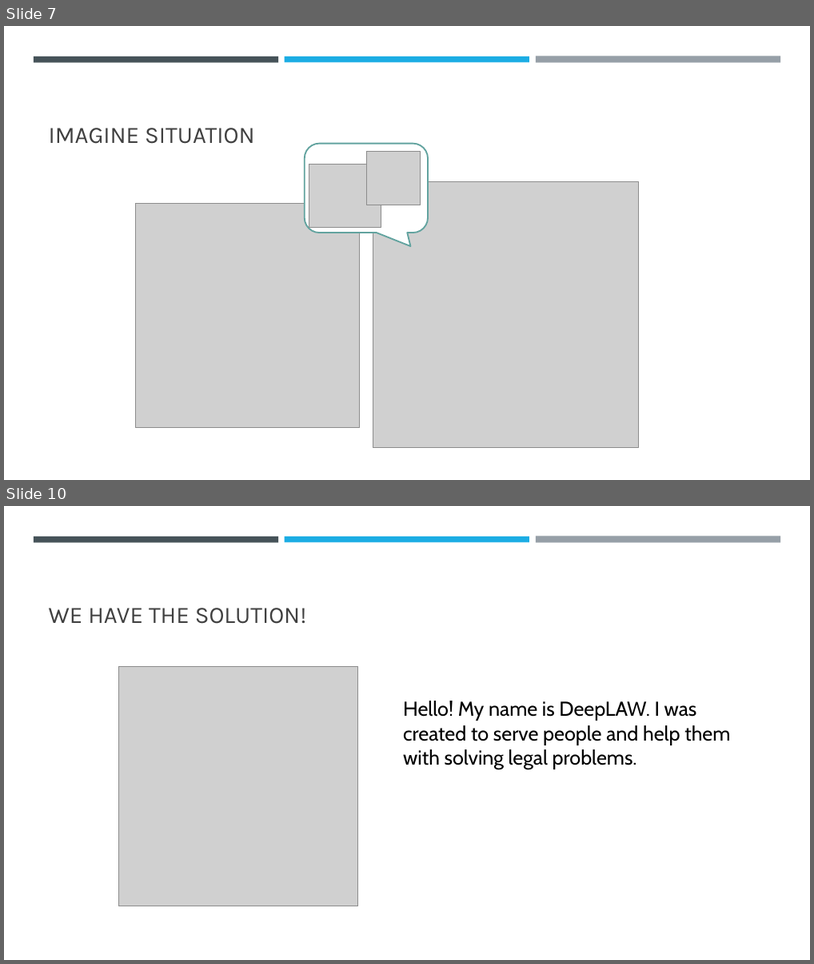
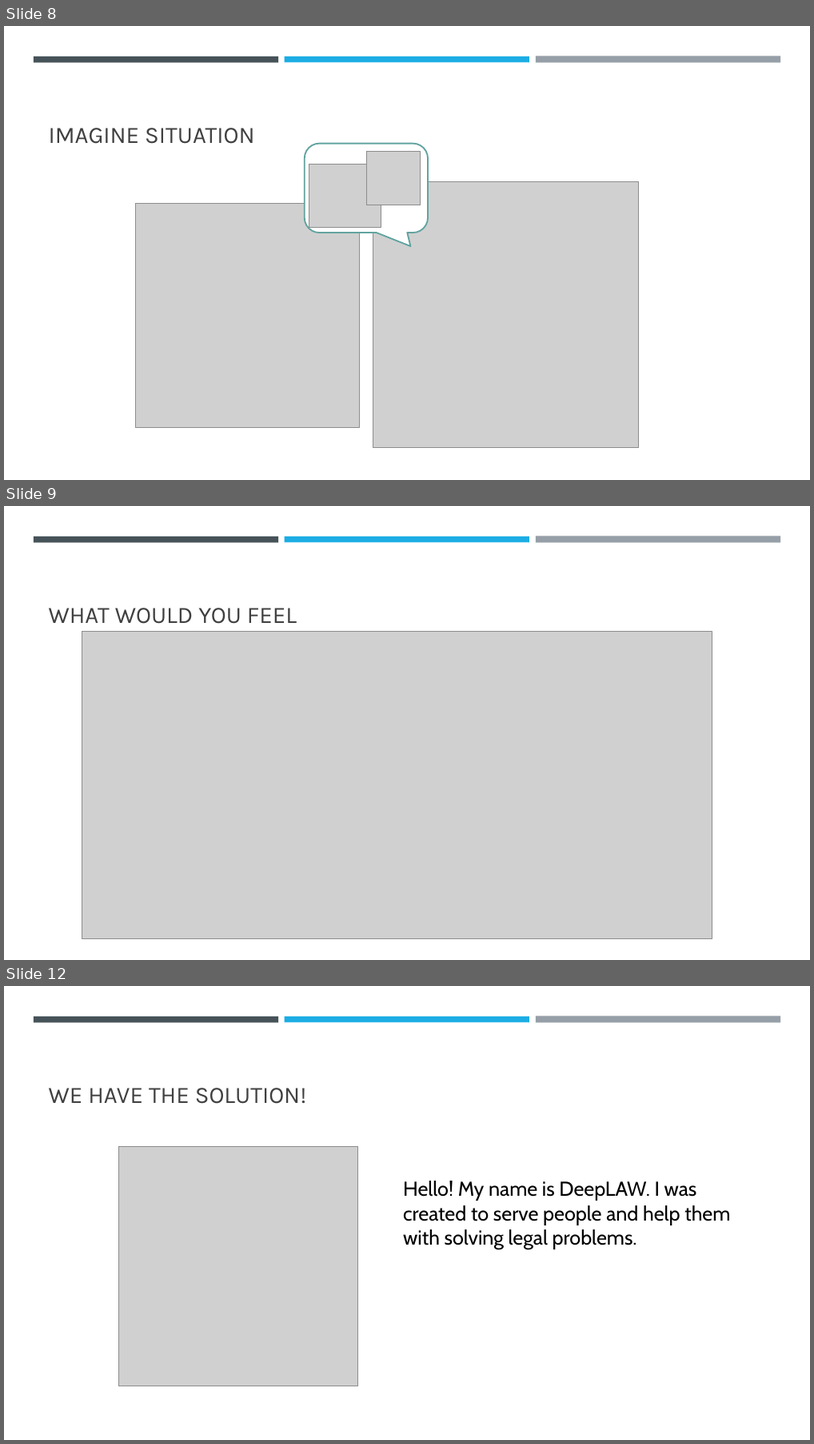
Before and after one commit to Astrarog/HSE, a slide deck: English professional/DeepLAW.pptx. Shown one above the other, each under a label of ours: slides 7 and 10 before the commit, slides 8, 9 and 12 after it; the slides between them are not shown. The pictures are 814x964 and 814x1444 pixels, drawn with LibreOffice and Linux fonts; fonts in the diff are those of the drawing; grey boxes stand for pictures. Boxes give left, top, right and bottom in pixels: in the first picture for what was removed or moved away, otherwise in the second. Text is boxed around its words. In the diff, an @@ line names an element or a change of style, - is before the commit and + after.

```diff
--- a/English professional/DeepLAW.pptx
+++ b/English professional/DeepLAW.pptx
@@ slide 9 added at (4,506,810,960), background #FFFFFF; not listed: 3 template elements that a slide beside it also shows @@
@@ title added at (49,608,297,624), 28 pt, text #404040 @@
+WHAT WOULD YOU FEEL
@@ picture added at (82,632,712,939) @@
@@ what was slide 7 is now slide 8 @@
@@ what was slide 10 is now slide 12 @@
```
Also in this commit, not shown: 1 slide changed, 2 other slides added, 1 slide removed, 2 other files.
